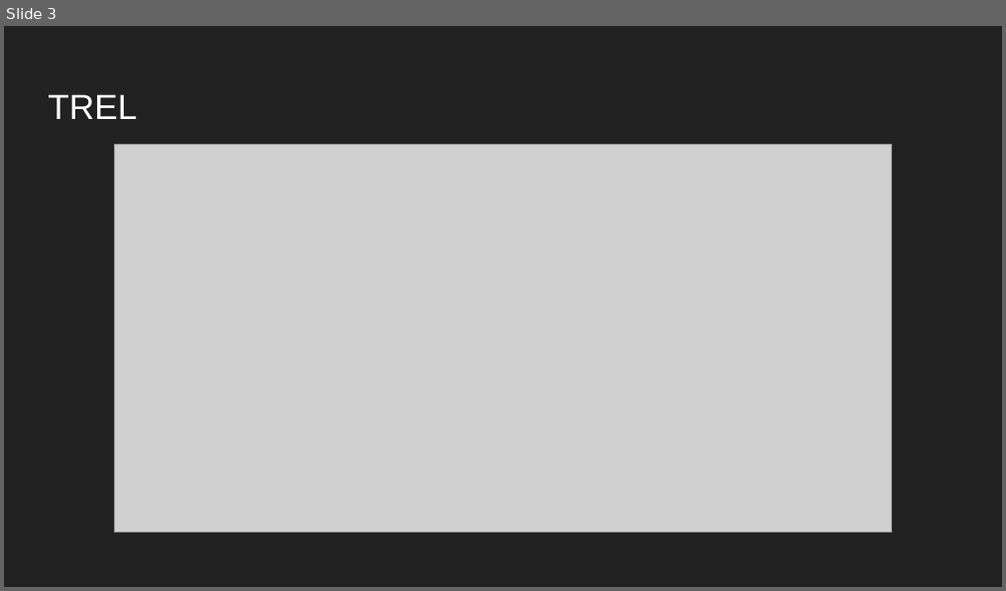
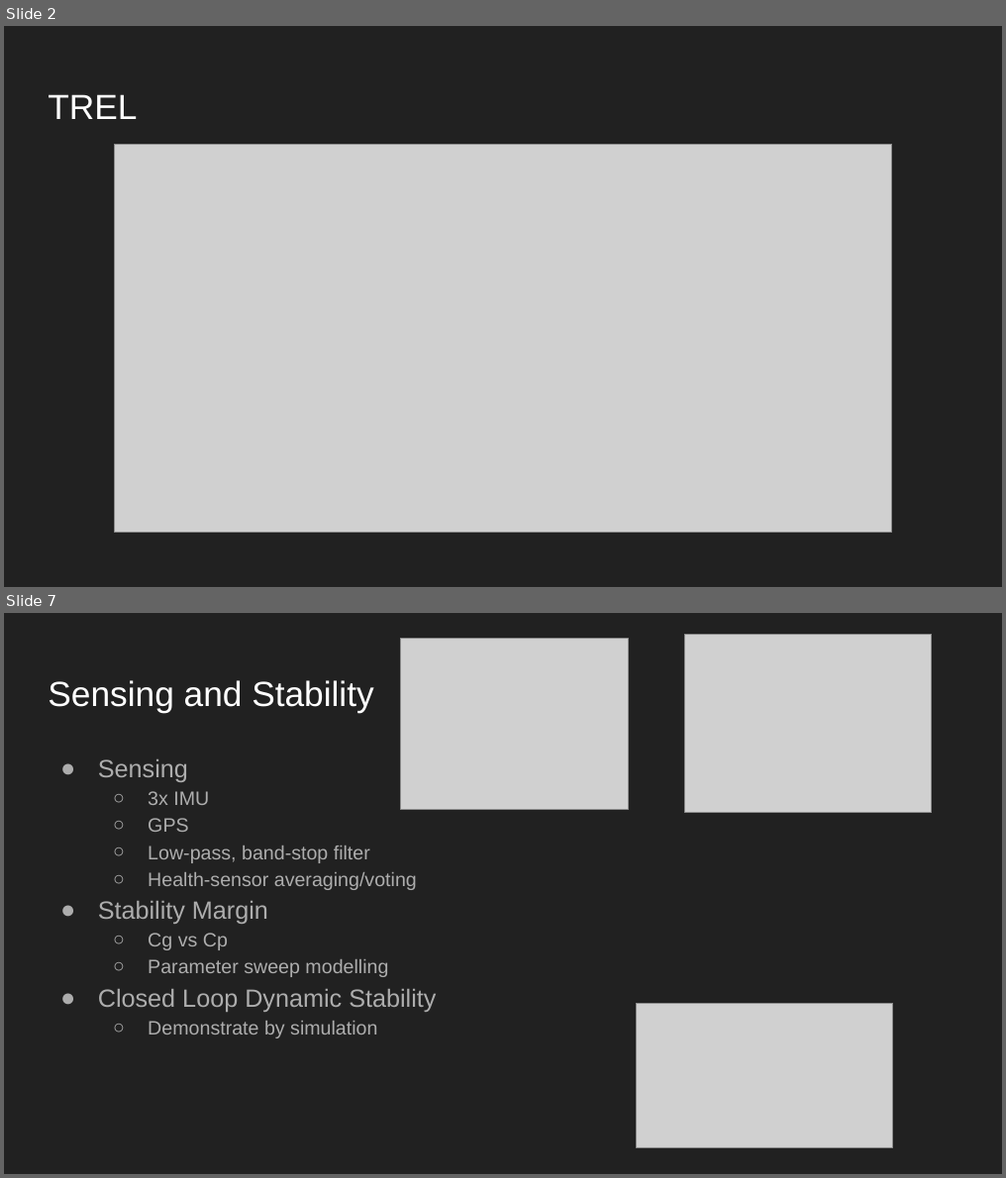
Before and after one commit to amalatak/Notes, a slide deck: Job Presentation-2.pptx. Shown one above the other, each under a label of ours: slide 3 before the commit, slides 2 and 7 after it; the slides between them are not shown. The pictures are 1006x591 and 1006x1178 pixels, drawn with LibreOffice and Linux fonts; fonts in the diff are those of the drawing; grey boxes stand for pictures. Boxes give left, top, right and bottom in pixels: in the first picture for what was removed or moved away, otherwise in the second. Text is boxed around its words. In the diff, an @@ line names an element or a change of style, - is before the commit and + after.

```diff
--- a/Job Presentation-2.pptx
+++ b/Job Presentation-2.pptx
@@ slide 7 added at box(4, 613, 1002, 1174), background #212121 @@
@@ picture added at box(400, 639, 629, 810) @@
@@ picture added at box(684, 634, 931, 813) @@
@@ title added at box(48, 680, 373, 712), 25.2 pt, text #FFFFFF @@
+Sensing and Stability
@@ text added at box(98, 760, 436, 1039), 14 pt, text #ADADAD @@
+● Sensing
+  ○ 3x IMU
+  ○ GPS
+  ○ Low-pass, band-stop filter
+  ○ Health-sensor averaging/voting
+● Stability Margin
+  ○ Cg vs Cp
+  ○ Parameter sweep modelling
+● Closed Loop Dynamic Stability
+  ○ Demonstrate by simulation
@@ picture added at box(636, 1003, 892, 1148) @@
@@ what was slide 3 is now slide 2 @@
```
Also in this commit, not shown: 3 slides changed, 10 other slides added, 12 slides removed.
